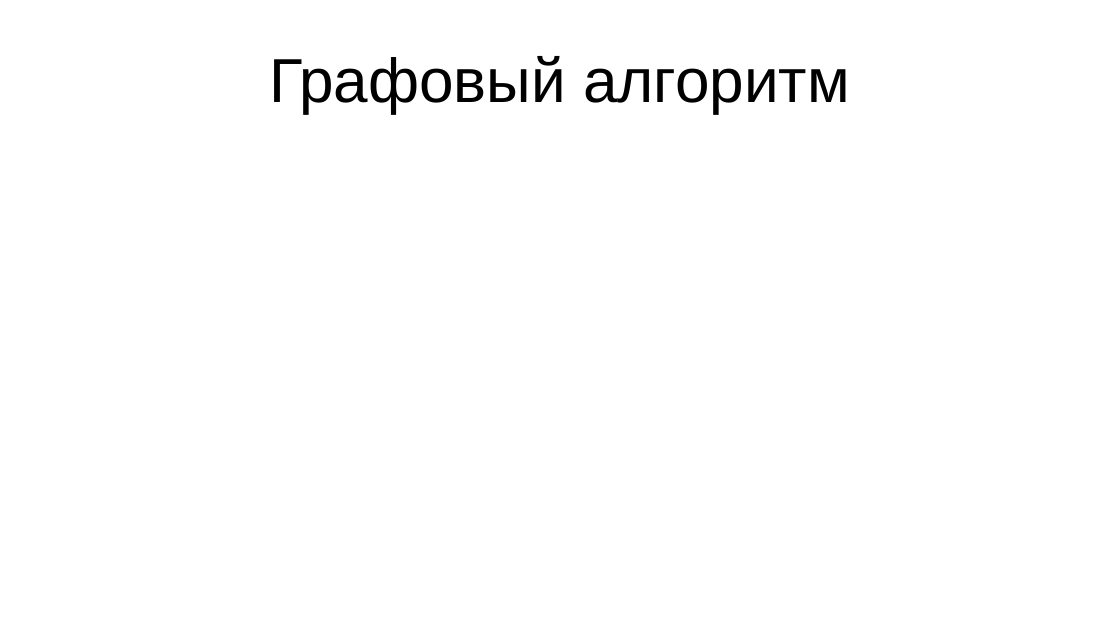
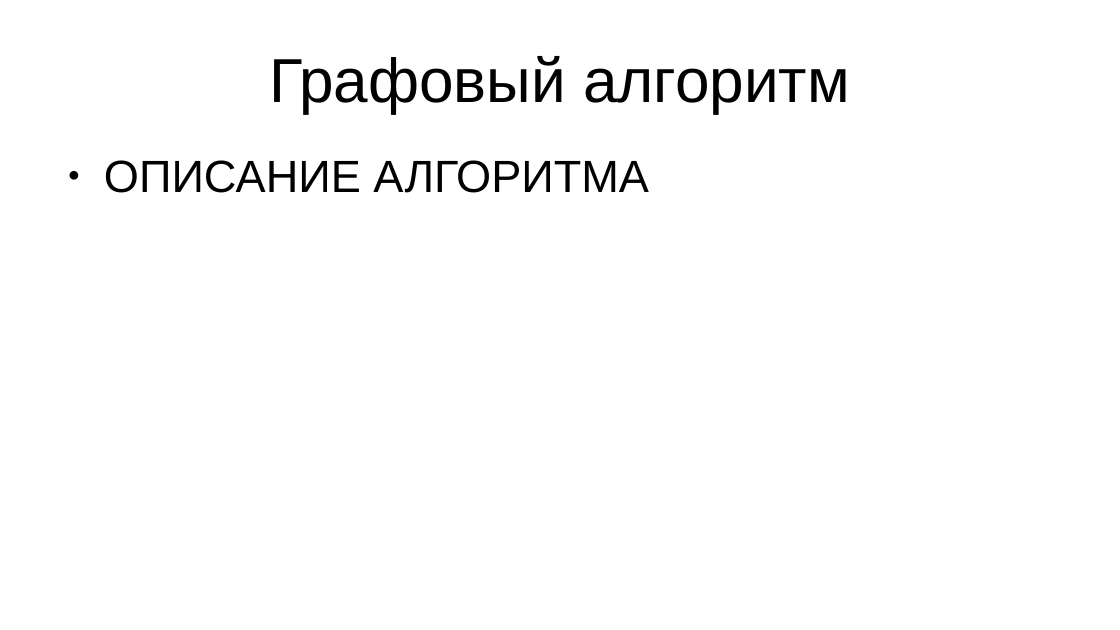
Before and after one commit to AlexeyVorobyev/media-moment-iz-second, a slide deck: slide 107 of report/pres.odp (slide 73 before the commit). Drawn at 1120x630 pixels with LibreOffice and Linux fonts; fonts in the diff are those of the drawing. Boxes give left, top, right and bottom in pixels: in the first picture for what was removed or moved away, otherwise in the second. Text is boxed around its words. In the diff, an @@ line names an element or a change of style, - is before the commit and + after.

Commit message:
Презентация: нужно добавить описание графового алгоритма

```diff
--- a/report/pres.odp
+++ b/report/pres.odp
@@ text added at <box>104,160,649,193</box>, 32 pt, text #000000 @@
+● ОПИСАНИЕ АЛГОРИТМА
```
Also in this commit, not shown: 2 other slides changed, 37 slides added.
